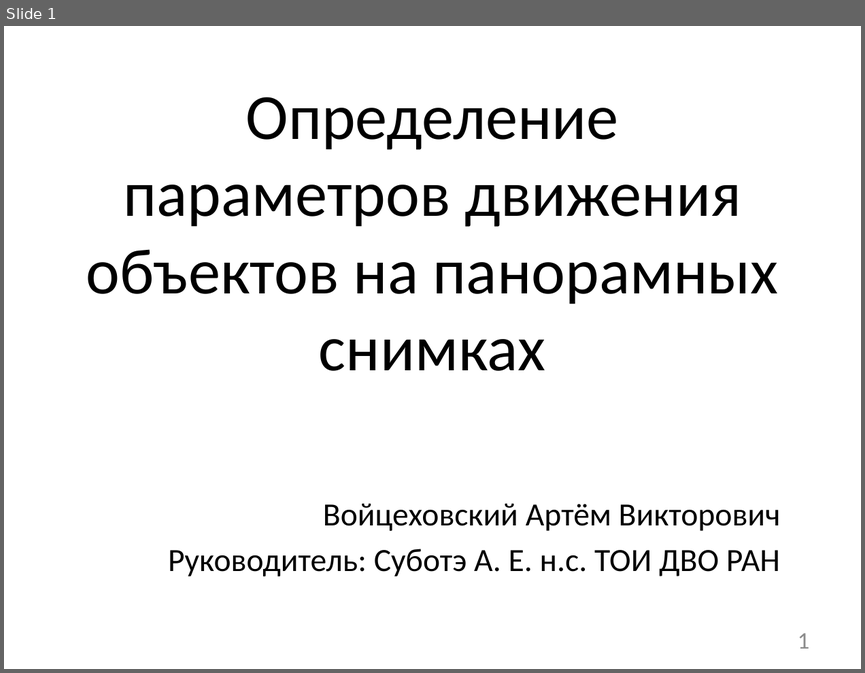
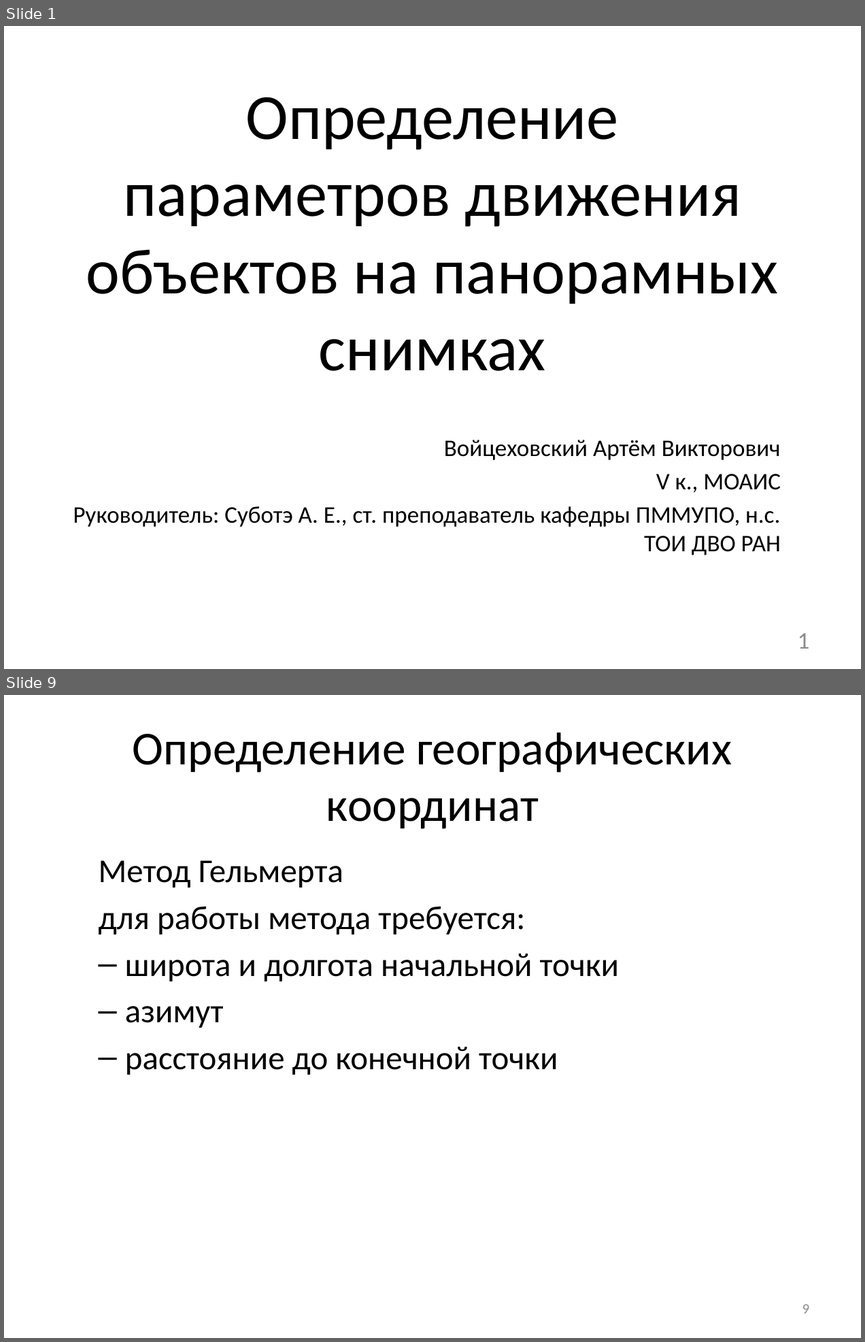
Before and after one commit to NecroArt/Diploma, a slide deck: docs/parts/conference.pptx. Shown one above the other, each under a label of ours: slide 1 before the commit, slides 1 and 9 after it; the slides between them are not shown. The pictures are 865x673 and 865x1342 pixels, drawn with LibreOffice and Linux fonts; fonts in the diff are those of the drawing. Boxes give left, top, right and bottom in pixels: in the first picture for what was removed or moved away, otherwise in the second. Text is boxed around its words. In the diff, an @@ line names an element or a change of style, - is before the commit and + after.

```diff
--- a/docs/parts/conference.pptx
+++ b/docs/parts/conference.pptx
@@ slide 9 added at box(4, 695, 861, 1338), background #FFFFFF @@
@@ title added at box(133, 732, 732, 829), 39.6 pt, text #000000 @@
+Определение географических координат
@@ text added at box(99, 860, 619, 1074), 28 pt, text #000000 @@
+  Метод Гельмерта
+  для работы метода требуется:
+  – широта и долгота начальной точки
+  – азимут
+  – расстояние до конечной точки
@@ page number added at box(802, 1304, 810, 1313), 12 pt, text #8C8C8C @@
+9
@@ slide 1 changed as well @@
@@ subtitle "Войцеховский Артём Викторович": place and size @@
-subtitle "Войцеховский Артём Викторович" at box(168, 503, 781, 576)
+subtitle "Войцеховский Артём Викторович" at box(73, 439, 781, 555)
@@ subtitle at box(444, 439, 781, 460): size 27.2 to 20 pt in "Войцеховский Артём Викторович"; less space between paragraphs @@
@@ subtitle at box(73, 473, 781, 555): text changed; size 27.2 to 20 pt @@
-Руководитель: Суботэ А. Е. н.с. ТОИ ДВО РАН
+V к., МОАИС
+Руководитель: Суботэ А. Е., ст. преподаватель кафедры ПММУПО, н.с. ТОИ ДВО РАН
```
Also in this commit, not shown: 11 other slides added, 2 slides removed, 7 other files.
